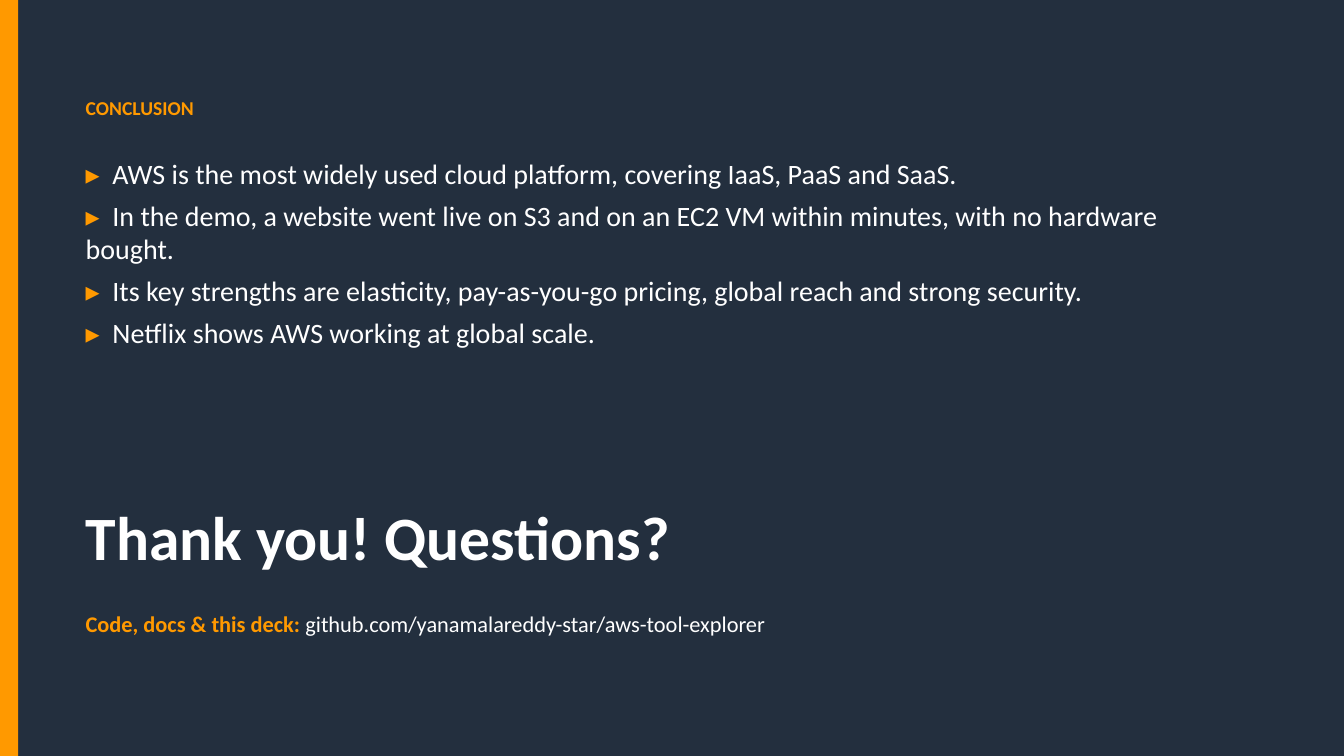
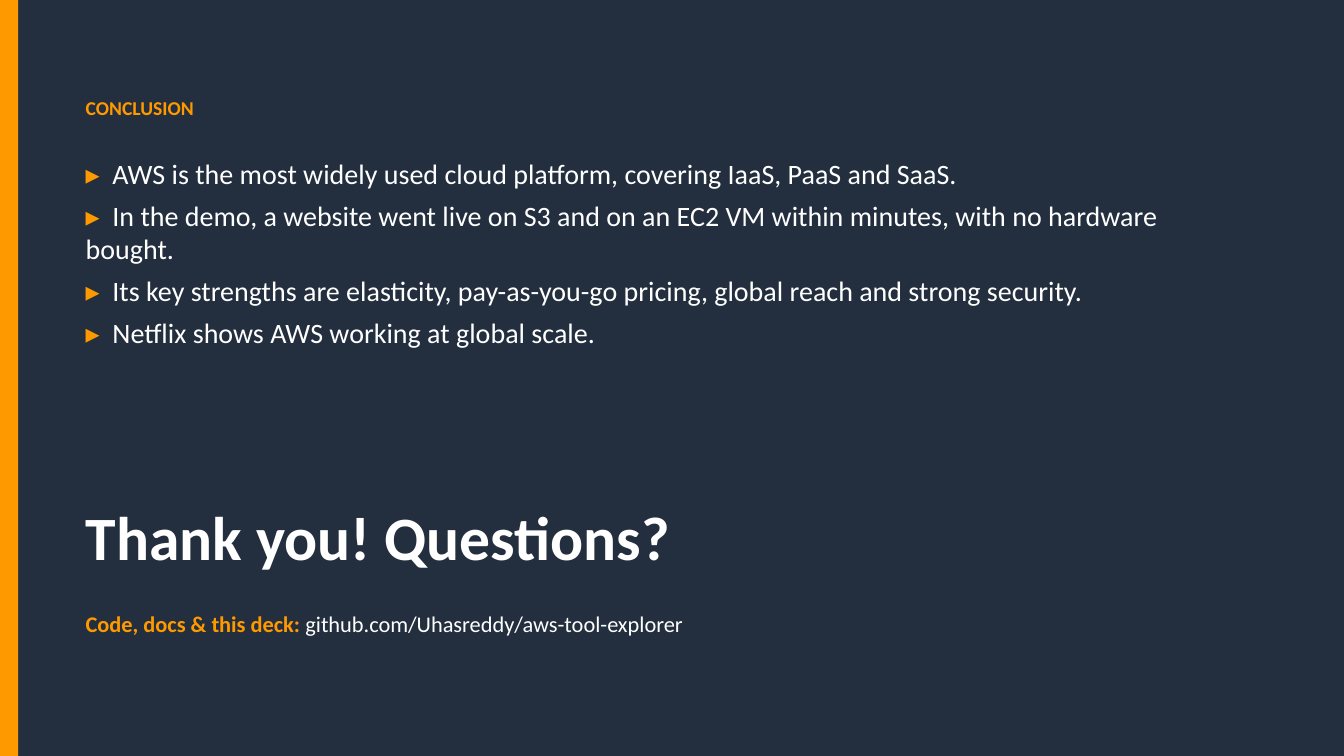
Before and after one commit to Uhasreddy/qroll, a slide deck: slide 17 of PPT/AWS_Tool_Explorer_Presentation/AWS_Tool_Explorer.pptx. Drawn at 1344x756 pixels with LibreOffice and Linux fonts; fonts in the diff are those of the drawing. Boxes give left, top, right and bottom in pixels: in the first picture for what was removed or moved away, otherwise in the second. Text is boxed around its words. In the diff, an @@ line names an element or a change of style, - is before the commit and + after.

```diff
--- a/PPT/AWS_Tool_Explorer_Presentation/AWS_Tool_Explorer.pptx
+++ b/PPT/AWS_Tool_Explorer_Presentation/AWS_Tool_Explorer.pptx
@@ text at bbox=[86, 616, 682, 636]: text changed @@
-Code, docs & this deck: github.com/yanamalareddy-star/aws-tool-explorer
+Code, docs & this deck: github.com/Uhasreddy/aws-tool-explorer
```
Also in this commit, not shown: 1 other slide changed, 1 other file.
